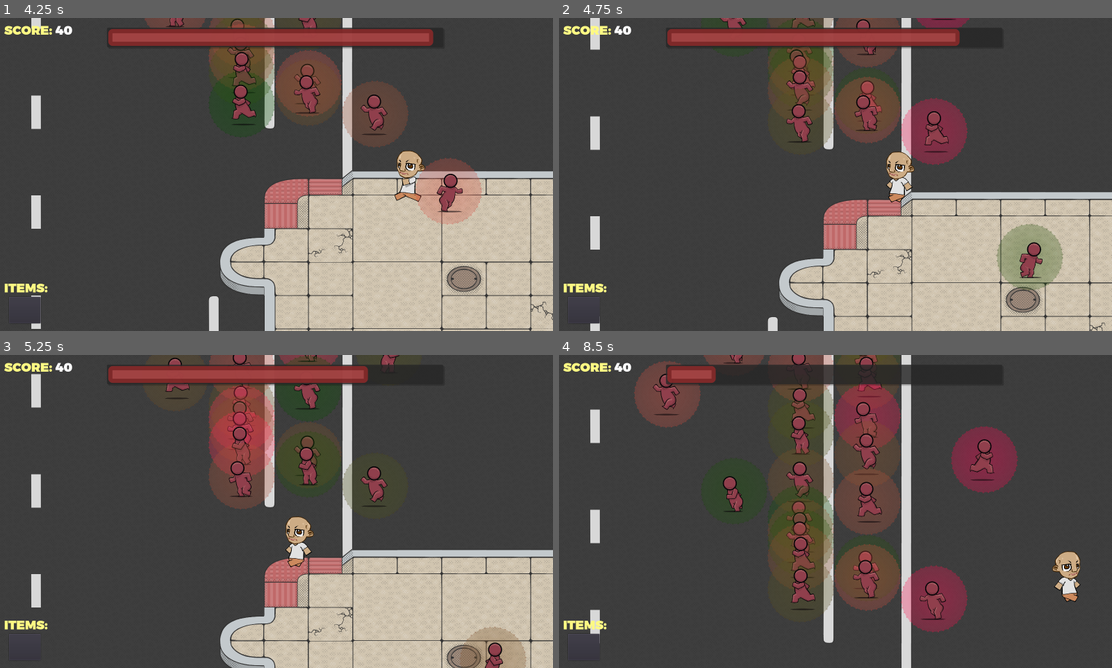
Above: before the commit, frames 1-4 (two rows, left to right).
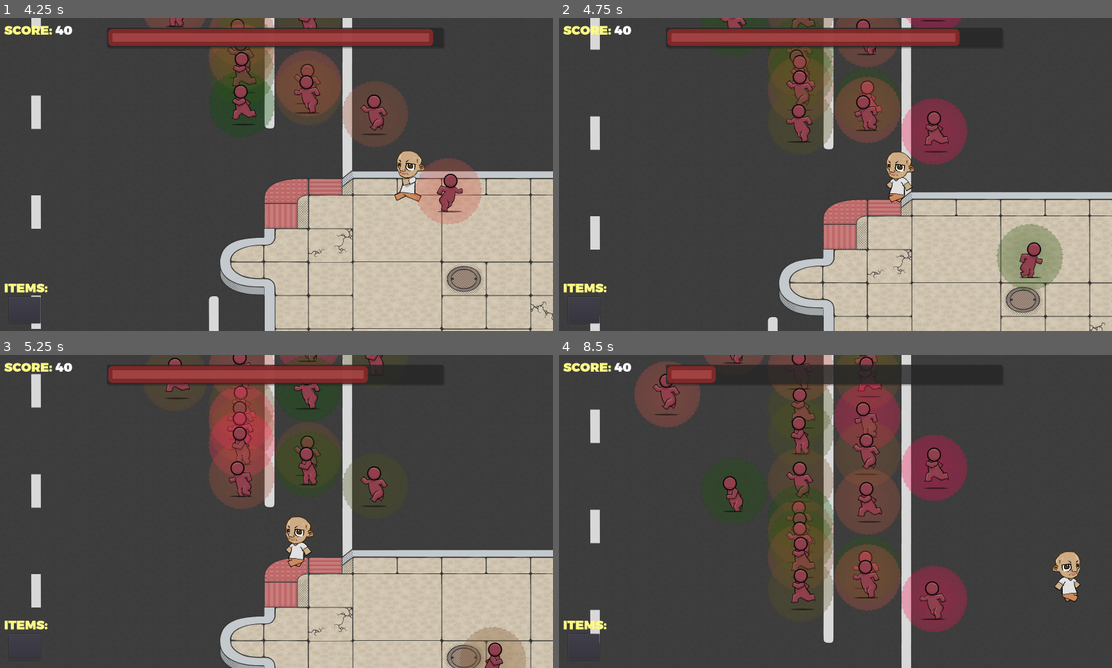
Above: after the commit, the same moments.

Repository: Mochiballz/Social_Distance_Simulator
Game: Godot game, scene res://Scenes/World.tscn
Same seed, same stepped clock (60 frames per second), same inputs: the game is played once before the commit and once after it. The engine's default icon, where the game draws it, is replaced by a stand-in: a white triangle on a blue panel in a dark square.
Inputs (mouse positions are in pixels of both pictures, inside the frame that each line leads up to):
- Up to frame 1 (4.25 s): move the mouse to (398, 158) at 0.52 s; hold Right (ui_right) 0.53-1.28 s; click (398, 158) at 0.67 s; move the mouse to (165, 190) at 1.27 s; hold Down (ui_down) 1.28-2.03 s; move the mouse to (331, 105) at 2.02 s; hold Right (ui_right) 2.03-2.78 s; move the mouse to (248, 237) at 2.77 s; hold Up (ui_up) 2.78-3.53 s; click (248, 237) at 2.92 s; move the mouse to (442, 221) at 3.52 s; hold Left (ui_left) from 3.53 s (still down)
- Up to frame 2 (4.75 s): keep holding Left (ui_left); move the mouse to (669, 127) at 4.27 s
- Up to frame 3 (5.25 s): move the mouse to (304, 511) at 5.02 s; release Left (ui_left) at 5.03 s; hold Down (ui_down) from 5.03 s (still down); click (304, 511) at 5.17 s
- Up to frame 4 (8.5 s): move the mouse to (752, 433) at 5.77 s; release Down (ui_down) at 5.78 s; hold Right (ui_right) 5.78-6.53 s; move the mouse to (957, 495) at 6.52 s; hold Up (ui_up) 6.53-7.28 s; move the mouse to (724, 527) at 7.27 s; hold Right (ui_right) 7.28-8.03 s; click (724, 527) at 7.42 s; move the mouse to (890, 442) at 8.02 s; hold Down (ui_down) from 8.03 s (still down)

Frame 1 is identical in both runs. In frame 2, 0.1% of the frame differs, in the area x 62-75%, y 0-4%; in frame 3, 0.2%; in frame 4, 3.5%, in the area x 61-84%, y 22-47%.

Commit message:
Fixed setting incorrect spawnpoint parameters (last entity directions used instead of resetting them to current template direction)

Diff:
--- a/Scripts/SpawnPoint.gd
+++ b/Scripts/SpawnPoint.gd
@@ -54,14 +54,26 @@
 	blast_arc = PI / 3
 	blast_layers = 1
 
+func load_template(temp):
+	entity_behavior = temp.behavior
+	formation = temp.formation
+	aim_to_player = temp.aim_to_player
+	entity_number = temp.entity_number
+
+
 func set_angle_vec_to_player():
 	angle_vector = global_position.direction_to(get_node("/root/World/Entities/Player").global_position)
 
 func spawn(entity_type):
 	entities.clear()
+	# Set/Reset Direction for Entities to Player/Default
 	if aim_to_player:
 		set_angle_vec_to_player()
 		direction = angle_vector
+	else:
+		angle_vector = polar2cartesian(1, -angle)
+		direction = angle_vector
+
 	match formation:
 		group_state.WAVE_STATIC:
 			entities = create_wave_static(entity_type)
@@ -77,7 +89,6 @@
 			entities = create_blast_random(entity_type)
 		_:
 			pass
-	aim_to_player = false
 
 func wave_alignment(i): # Creates the entity offset for wave formations
 	var alignment
--- a/Scripts/World.gd
+++ b/Scripts/World.gd
@@ -77,13 +77,10 @@
 
 	var spawn_point = spawners_instance.get_child(spawner_id)
 
-	# Spawn Point Behavior/Formation
-	spawn_point.entity_behavior = infected_template.behavior
-	spawn_point.formation = infected_template.formation
-	spawn_point.aim_to_player = infected_template.aim_to_player
+	# Load Template to Spawn Point
+	spawn_point.load_template(infected_template)
 
 	# Other Spawn Point Parameters
-	spawn_point.entity_number = infected_template.entity_number
 	spawn_point.spacing = infected.get_node("InfectionRange/CollisionShape2D").shape.radius * 2
 
 	spawn_point.spawn(INFECTED_SCENE)
